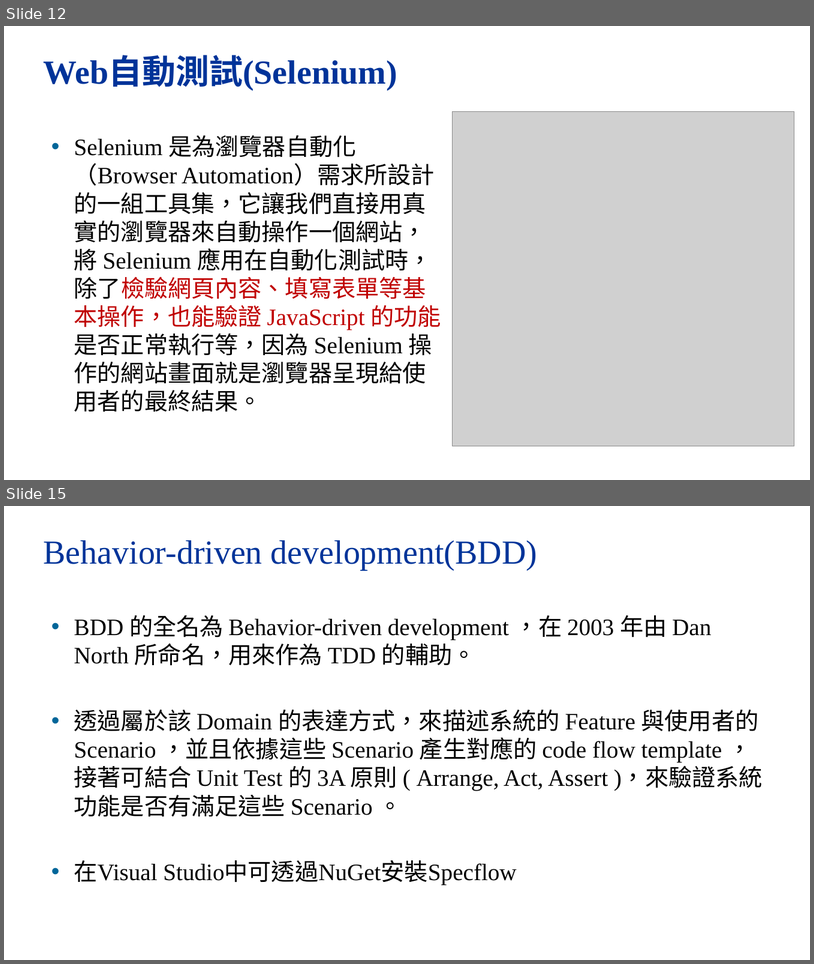
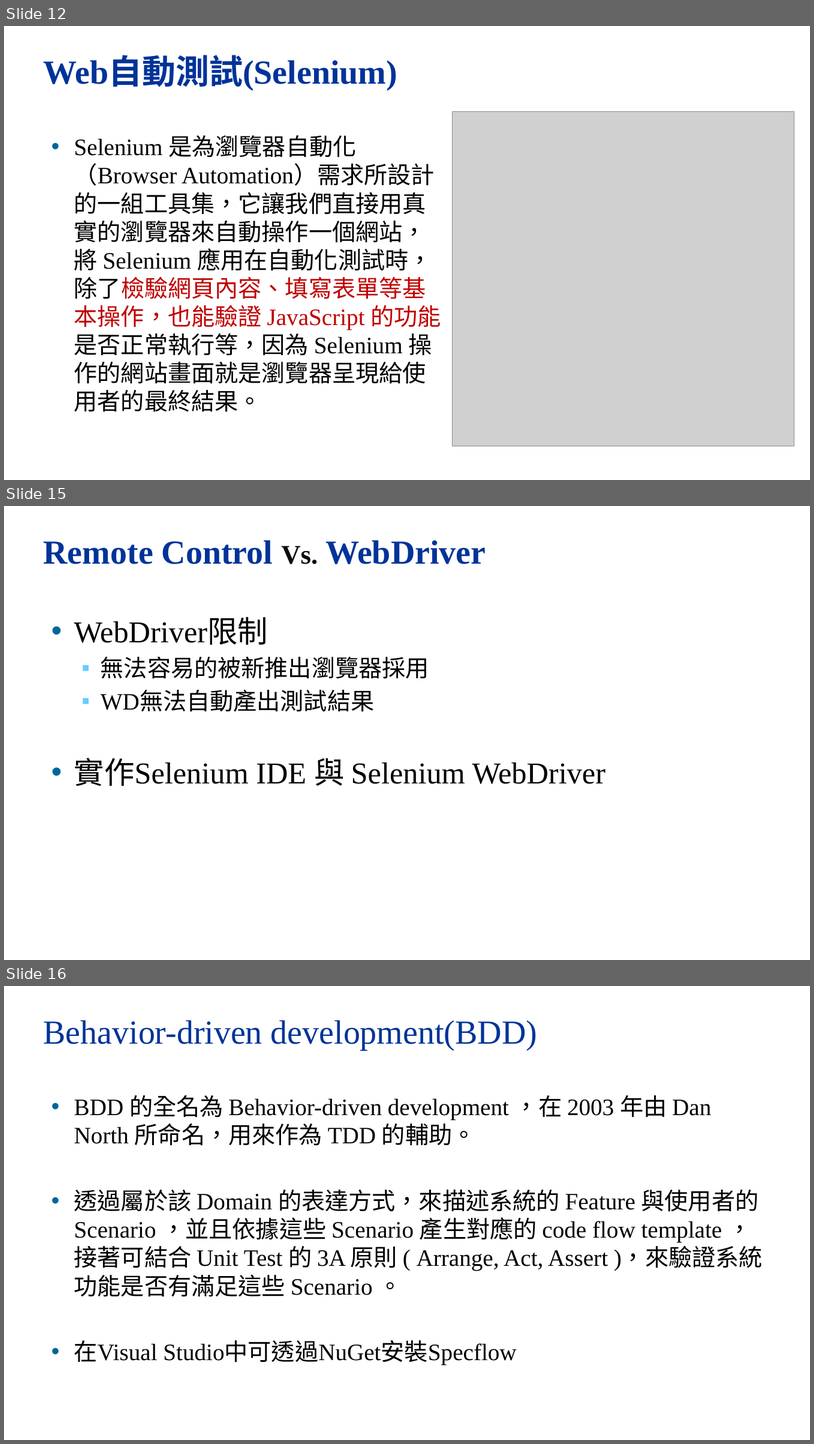
Before and after one commit to kunyao0531/StubMockPractice, a slide deck: MainProject/PPT/MVC5 - Testing.pptx. Shown one above the other, each under a label of ours: slides 12 and 15 before the commit, slides 12, 15 and 16 after it; the slides between them are not shown. The pictures are 814x964 and 814x1444 pixels, drawn with LibreOffice and Linux fonts; fonts in the diff are those of the drawing; grey boxes stand for pictures; background and template pictures are left out. Boxes give left, top, right and bottom in pixels: in the first picture for what was removed or moved away, otherwise in the second. Text is boxed around its words. In the diff, an @@ line names an element or a change of style, - is before the commit and + after.

```diff
--- a/MainProject/PPT/MVC5 - Testing.pptx
+++ b/MainProject/PPT/MVC5 - Testing.pptx
@@ slide 15 added at <box>4,506,810,960</box>, background picture (left out) @@
@@ title added at <box>44,540,486,564</box>, 40 pt, text #003399, bold @@
+Remote Control Vs. WebDriver
@@ text added at <box>74,618,606,786</box>, 36 pt, text #000000 @@
+• WebDriver限制
+  ▪ 無法容易的被新推出瀏覽器採用
+  ▪ WD無法自動產出測試結果
+• 實作Selenium IDE 與 Selenium WebDriver
@@ what was slide 15 is now slide 16 @@
```
Also in this commit, not shown: 2 slides changed, 1 other slide added, 1 slide removed.
